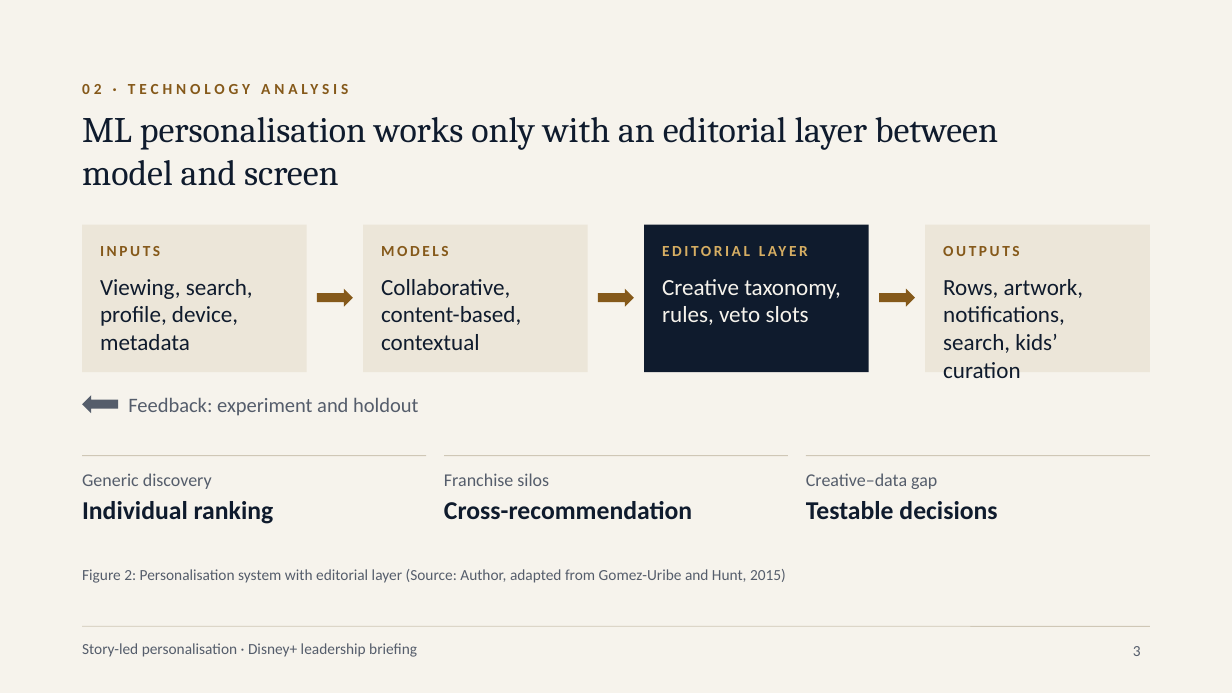
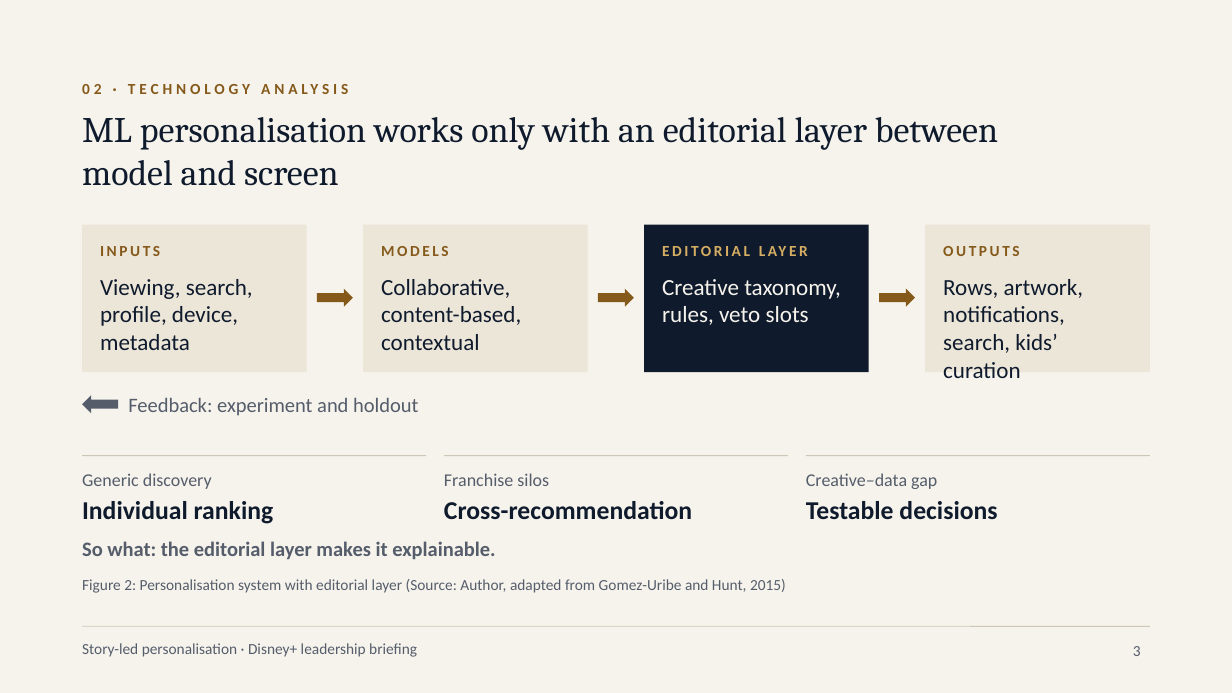
Before and after one commit to karanrg22-svg/skill, a slide deck: slide 3 of output/A_Corporate_Editorial.pptx. Drawn at 1232x693 pixels with LibreOffice and Linux fonts; fonts in the diff are those of the drawing. Boxes give left, top, right and bottom in pixels: in the first picture for what was removed or moved away, otherwise in the second. Text is boxed around its words. In the diff, an @@ line names an element or a change of style, - is before the commit and + after.

```diff
--- a/output/A_Corporate_Editorial.pptx
+++ b/output/A_Corporate_Editorial.pptx
@@ text added at (x1=82, y1=541, x2=495, y2=559), 16 pt, text #555D6B, bold @@
+So what: the editorial layer makes it explainable.
@@ text "Figure 2: Personalisation system with ..." moved from (x1=82, y1=569, x2=786, y2=583) to (x1=82, y1=579, x2=786, y2=593) @@
```
Also in this commit, not shown: 4 other slides changed, 1 other file.
